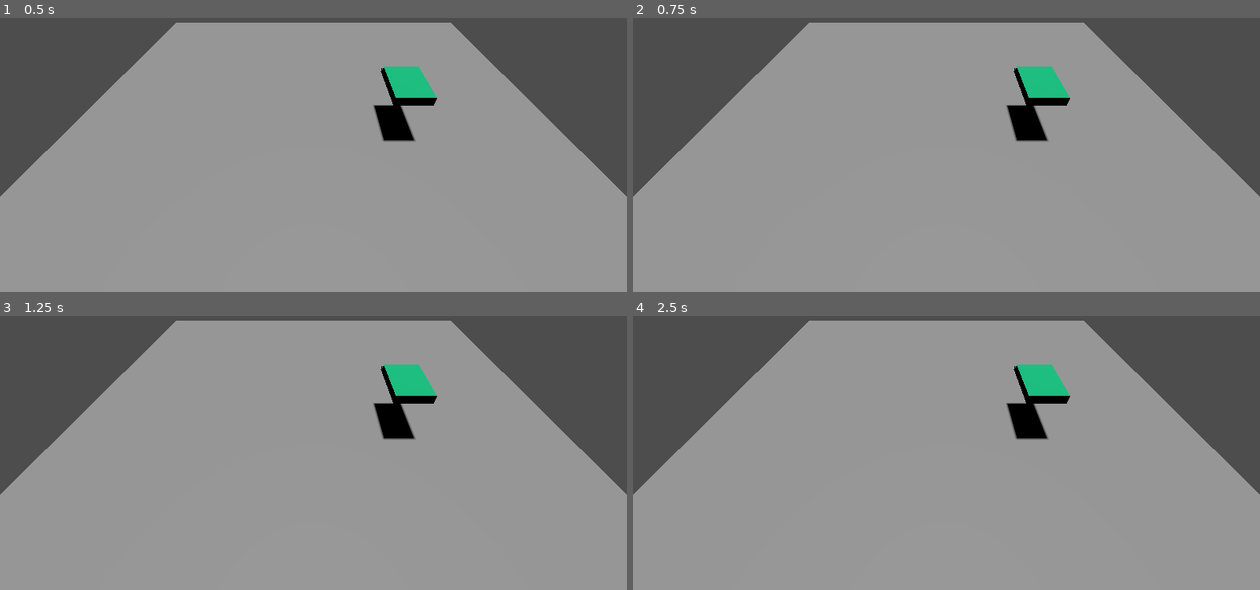
Above: before the commit, frames 1-4 (two rows, left to right).
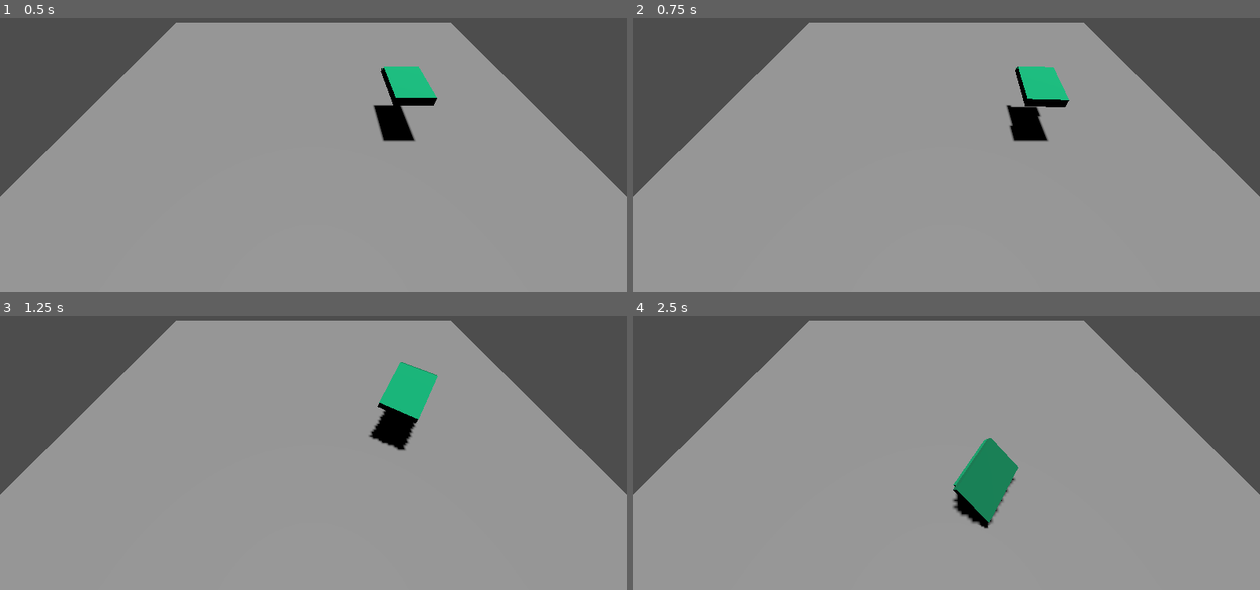
Above: after the commit, the same moments.

Repository: niqzart/godot-tiltrotor
Game: Godot game, scene res://scenes/main/main.tscn
The game is run twice, just before and just after one commit, with the same random seed, the same clock (stepped at 60 frames per second) and the same inputs.
Inputs:
- Up to frame 1 (0.5 s): no input
- Up to frame 2 (0.75 s): tap Enter at 0.5 s; hold Left (right_rotor_backwards, bound only after the commit) from 0.53 s (still down)
- Up to frame 3 (1.25 s): keep holding Left (right_rotor_backwards, bound only after the commit)
- Up to frame 4 (2.5 s): release Left (right_rotor_backwards, bound only after the commit) at 1.28 s; hold A (left_rotor_backwards, bound only after the commit) 1.28-2.03 s; hold Left (right_rotor_backwards, bound only after the commit) from 2.03 s (still down)

Frame 1 is identical in both runs. In frame 2, 0.2% of the frame differs, in the area x 59-70%, y 17-46%; in frame 3, 1.1%; in frame 4, 3.7%, in the area x 50-70%, y 17-78%.

Commit message:
feat: tilting the rotors for yaw & pitch

Diff:
--- a/project.godot
+++ b/project.godot
@@ -42,6 +42,26 @@
 "events": [Object(InputEventKey,"resource_local_to_scene":false,"resource_name":"","device":-1,"window_id":0,"alt_press …(195 unchanged characters)…
 ]
 }
+right_rotor_forwards={
+"deadzone": 0.2,
+"events": [Object(InputEventKey,"resource_local_to_scene":false,"resource_name":"","device":-1,"window_id":0,"alt_pressed":false,"shift_pressed":false,"ctrl_pressed":false,"meta_pressed":false,"pressed":false,"keycode":0,"physical_keycode":4194321,"key_label":0,"unicode":0,"location":0,"echo":false,"script":null)
+]
+}
+right_rotor_backwards={
+"deadzone": 0.2,
+"events": [Object(InputEventKey,"resource_local_to_scene":false,"resource_name":"","device":-1,"window_id":0,"alt_pressed":false,"shift_pressed":false,"ctrl_pressed":false,"meta_pressed":false,"pressed":false,"keycode":0,"physical_keycode":4194319,"key_label":0,"unicode":0,"location":0,"echo":false,"script":null)
+]
+}
+left_rotor_forwards={
+"deadzone": 0.2,
+"events": [Object(InputEventKey,"resource_local_to_scene":false,"resource_name":"","device":-1,"window_id":0,"alt_pressed":false,"shift_pressed":false,"ctrl_pressed":false,"meta_pressed":false,"pressed":false,"keycode":0,"physical_keycode":68,"key_label":0,"unicode":100,"location":0,"echo":false,"script":null)
+]
+}
+left_rotor_backwards={
+"deadzone": 0.2,
+"events": [Object(InputEventKey,"resource_local_to_scene":false,"resource_name":"","device":-1,"window_id":0,"alt_pressed":false,"shift_pressed":false,"ctrl_pressed":false,"meta_pressed":false,"pressed":false,"keycode":0,"physical_keycode":65,"key_label":0,"unicode":97,"location":0,"echo":false,"script":null)
+]
+}
 
 [physics]
 
--- a/scenes/tiltrotor/tiltrotor.gd
+++ b/scenes/tiltrotor/tiltrotor.gd
@@ -2,8 +2,25 @@
 
 
 func _physics_process(_delta: float) -> void:
+    var right_position: Vector3 = self.transform.basis.x * 2
+    var left_position: Vector3 = self.transform.basis.x * -2
+
     var right_force: Vector3 = self.transform.basis.y
     var left_force: Vector3 = self.transform.basis.y
+
+    if Input.is_action_pressed("right_rotor_forwards"):
+        right_position += self.transform.basis.z
+        right_force -= self.transform.basis.z
+    elif Input.is_action_pressed("right_rotor_backwards"):
+        right_position -= self.transform.basis.z
+        right_force += self.transform.basis.z
+
+    if Input.is_action_pressed("left_rotor_forwards"):
+        left_position += self.transform.basis.z
+        left_force -= self.transform.basis.z
+    elif Input.is_action_pressed("left_rotor_backwards"):
+        left_position -= self.transform.basis.z
+        left_force += self.transform.basis.z
 
     if Input.is_action_pressed("right_rotor_up"):
         right_force *= 10
@@ -19,5 +36,5 @@
     else:
         left_force *= 5
 
-    self.apply_force(right_force, self.transform.basis.x * 2)
-    self.apply_force(left_force, self.transform.basis.x * -2)
+    self.apply_force(right_force, right_position)
+    self.apply_force(left_force, left_position)
